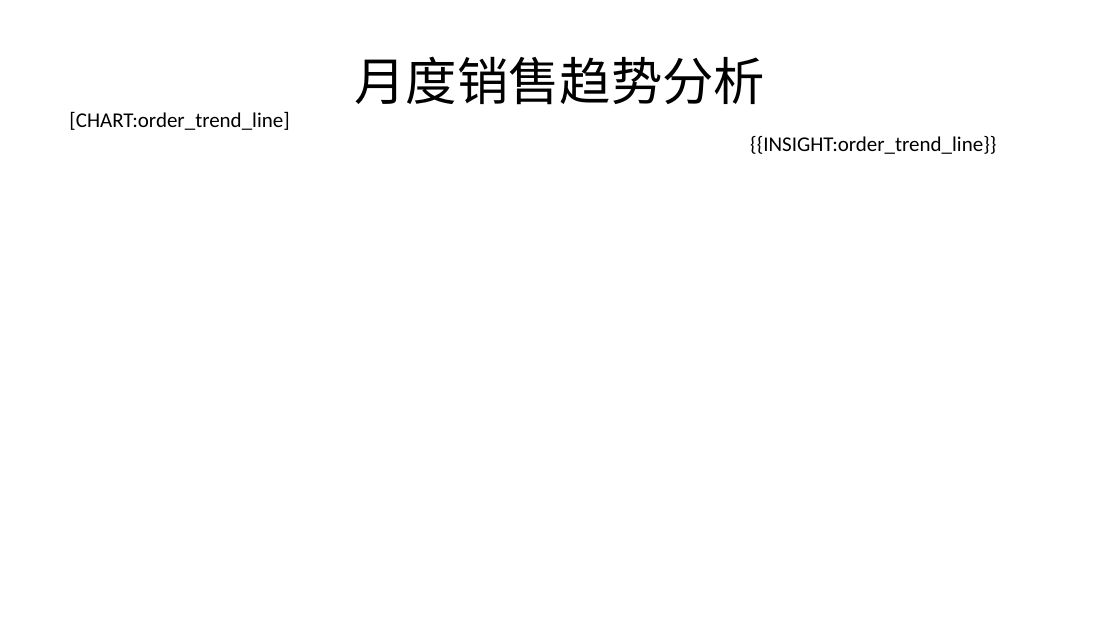
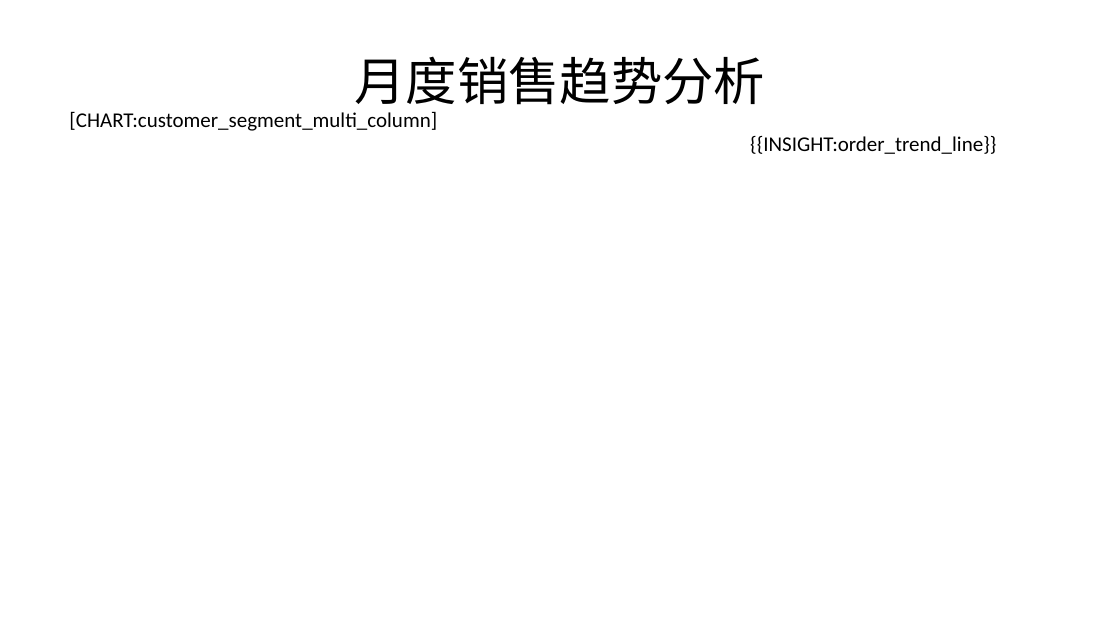
Before and after one commit to lijiahao1996/PPT-Automation, a slide deck: slide 8 of templates/原生报告模板.pptx. Drawn at 1120x630 pixels with LibreOffice and Linux fonts; fonts in the diff are those of the drawing. Boxes give left, top, right and bottom in pixels: in the first picture for what was removed or moved away, otherwise in the second. Text is boxed around its words. In the diff, an @@ line names an element or a change of style, - is before the commit and + after.

```diff
--- a/templates/原生报告模板.pptx
+++ b/templates/原生报告模板.pptx
@@ text at bbox=[69, 111, 437, 131]: text changed @@
-[CHART:order_trend_line]
+[CHART:customer_segment_multi_column]
```
Also in this commit, not shown: 5 other slides changed, 11 other files.
